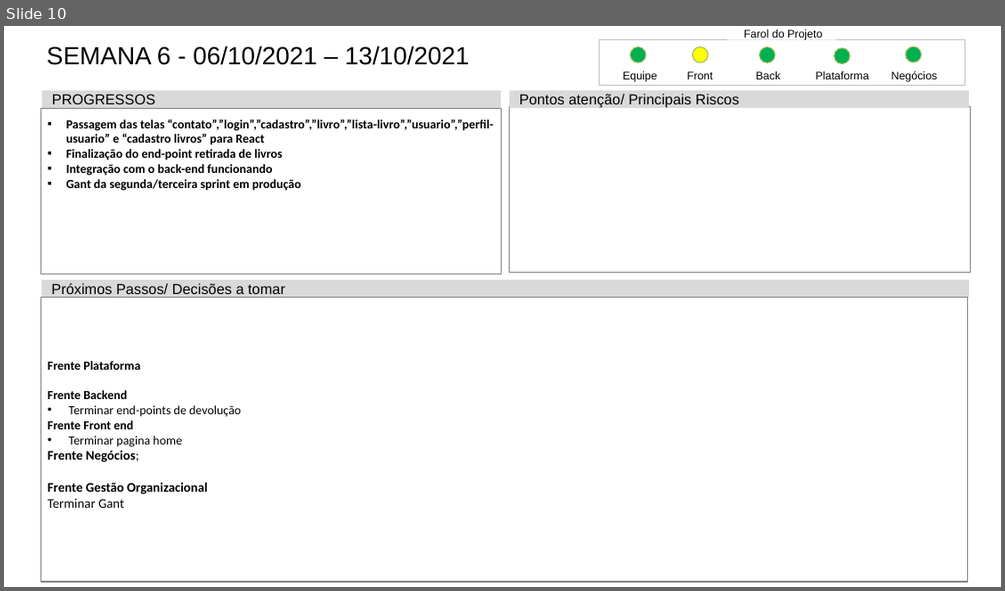
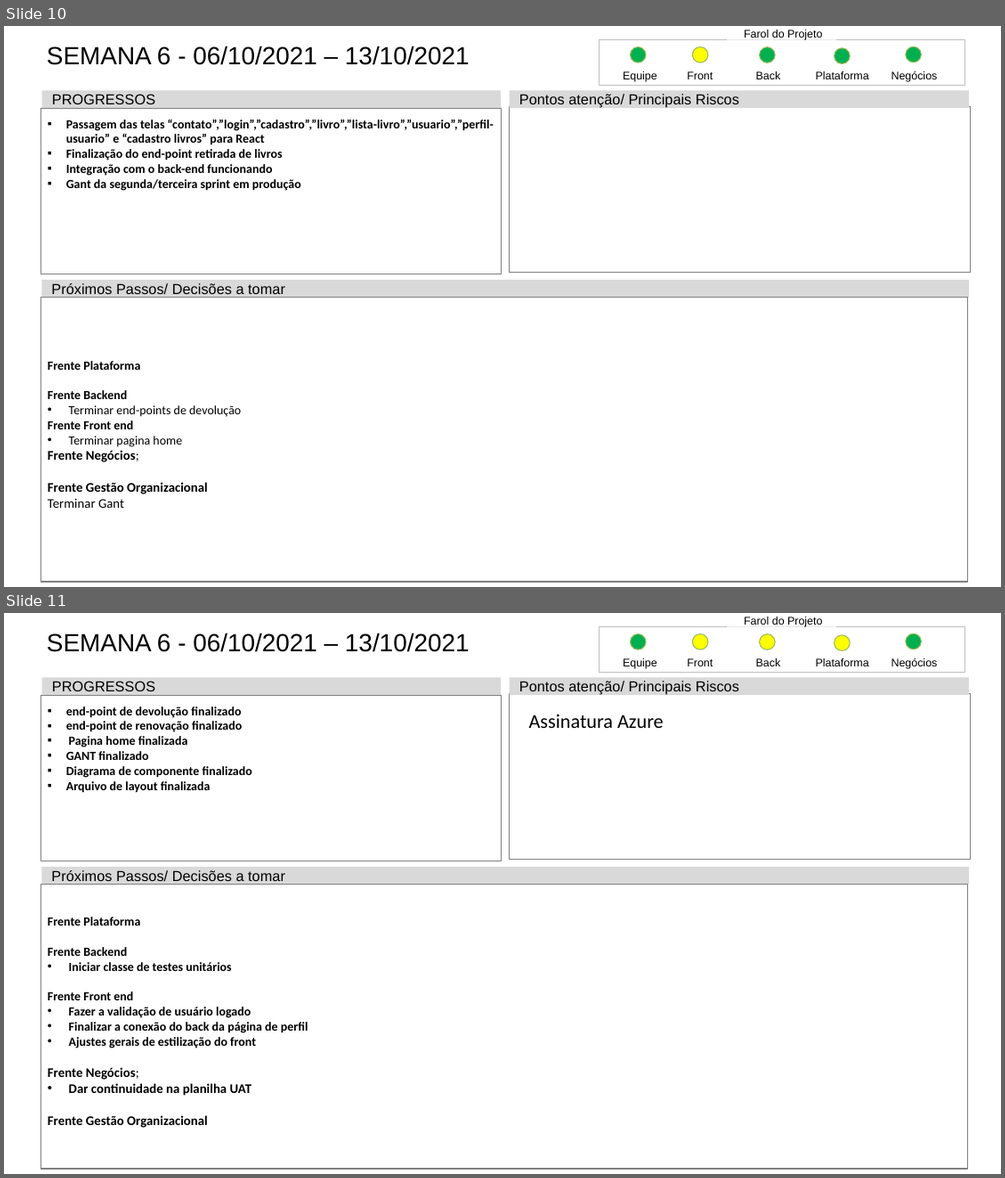
Before and after one commit to Luis-Silva80/grupo05-adsa, a slide deck: Documentação/EngenhariaDeSoftware/Mod_Status_Report-PI20202.pptx. Shown one above the other, each under a label of ours: slide 10 before the commit, slides 10 and 11 after it. The pictures are 1005x591 and 1005x1178 pixels, drawn with LibreOffice and Linux fonts; fonts in the diff are those of the drawing. Boxes give left, top, right and bottom in pixels: in the first picture for what was removed or moved away, otherwise in the second. Text is boxed around its words. In the diff, an @@ line names an element or a change of style, - is before the commit and + after.

Commit message:
status report atualizado

```diff
--- a/Documentação/EngenhariaDeSoftware/Mod_Status_Report-PI20202.pptx
+++ b/Documentação/EngenhariaDeSoftware/Mod_Status_Report-PI20202.pptx
@@ slide 11 added at (x1=4, y1=613, x2=1001, y2=1174), background #FFFFFF @@
@@ title added at (x1=47, y1=633, x2=469, y2=652), 26.5 pt, text #000000 @@
+SEMANA 6 - 06/10/2021 – 13/10/2021
@@ rectangle added at (x1=599, y1=626, x2=965, y2=673), outline #BFBFBF 0.5 pt @@
@@ ellipse added at (x1=630, y1=634, x2=646, y2=649), fill #00B050, outline #9BBB59 1 pt @@
@@ ellipse added at (x1=692, y1=634, x2=708, y2=649), fill #FFFF00, outline #9BBB59 1 pt @@
@@ rectangle added at (x1=727, y1=613, x2=837, y2=627), fill #FFFFFF, 11.8 pt, text #000000 @@
+Farol do Projeto
@@ ellipse added at (x1=760, y1=634, x2=775, y2=649), fill #FFFF00, outline #9BBB59 1 pt @@
@@ ellipse added at (x1=834, y1=635, x2=850, y2=651), fill #FFFF00, outline #9BBB59 1 pt @@
@@ ellipse added at (x1=906, y1=633, x2=921, y2=649), fill #00B050, outline #9BBB59 1 pt @@
@@ text added at (x1=623, y1=658, x2=657, y2=669), 11.8 pt, text #000000 @@
+Equipe
@@ text added at (x1=687, y1=658, x2=712, y2=666), 11.8 pt, text #000000 @@
+Front
@@ text added at (x1=756, y1=658, x2=781, y2=666), 11.8 pt, text #000000 @@
+Back
@@ text added at (x1=816, y1=658, x2=869, y2=666), 11.8 pt, text #000000 @@
+Plataforma
@@ text added at (x1=891, y1=657, x2=938, y2=669), 11.8 pt, text #000000 @@
+Negócios
@@ rectangle added at (x1=42, y1=677, x2=501, y2=695), fill #D9D9D9, 15.4 pt, text #000000 @@
+PROGRESSOS
@@ rectangle added at (x1=510, y1=677, x2=968, y2=695), fill #D9D9D9, 15.4 pt, text #000000 @@
+Pontos atenção/ Principais Riscos
@@ rectangle added at (x1=40, y1=695, x2=501, y2=861), outline #808080 1 pt, 13.2 pt, text #000000, bold @@
+  ▪ end-point de devolução finalizado
+  ▪ end-point de renovação finalizado
+  ▪ Pagina home finalizada
+  ▪ GANT finalizado
+  ▪ Diagrama de componente finalizado
+  ▪ Arquivo de layout finalizada
@@ rectangle added at (x1=510, y1=693, x2=970, y2=860), outline #808080 1 pt @@
@@ text added at (x1=529, y1=714, x2=663, y2=728), 21 pt, text #000000 @@
+Assinatura Azure
@@ rectangle added at (x1=42, y1=867, x2=970, y2=884), fill #D9D9D9, 15.4 pt, text #000000 @@
+Próximos Passos/ Decisões a tomar
@@ rectangle added at (x1=40, y1=884, x2=968, y2=1168), outline #808080 1 pt, 13.2 pt, text #000000, bold @@
+  Frente Plataforma
+  Frente Backend
+  • Iniciar classe de testes unitários
+  Frente Front end
+  • Fazer a validação de usuário logado
+  • Finalizar a conexão do back da página de perfil
+  • Ajustes gerais de estilização do front
+  Frente Negócios;
+  • Dar continuidade na planilha UAT
+  Frente Gestão Organizacional
```
